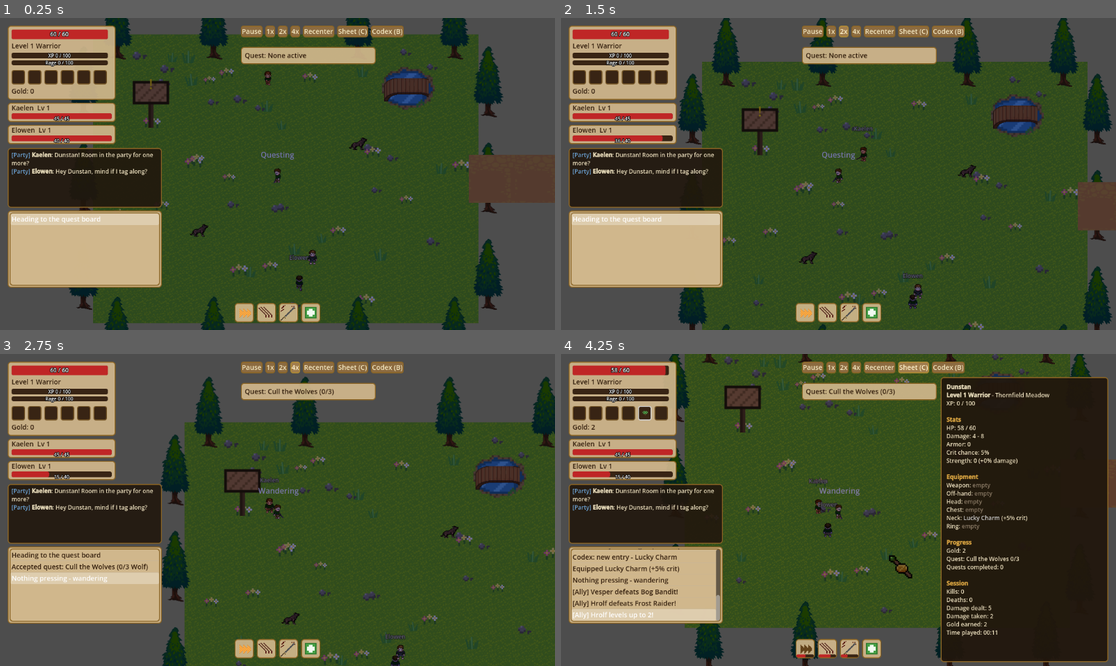
Above: before the commit, frames 1-4 (two rows, left to right).
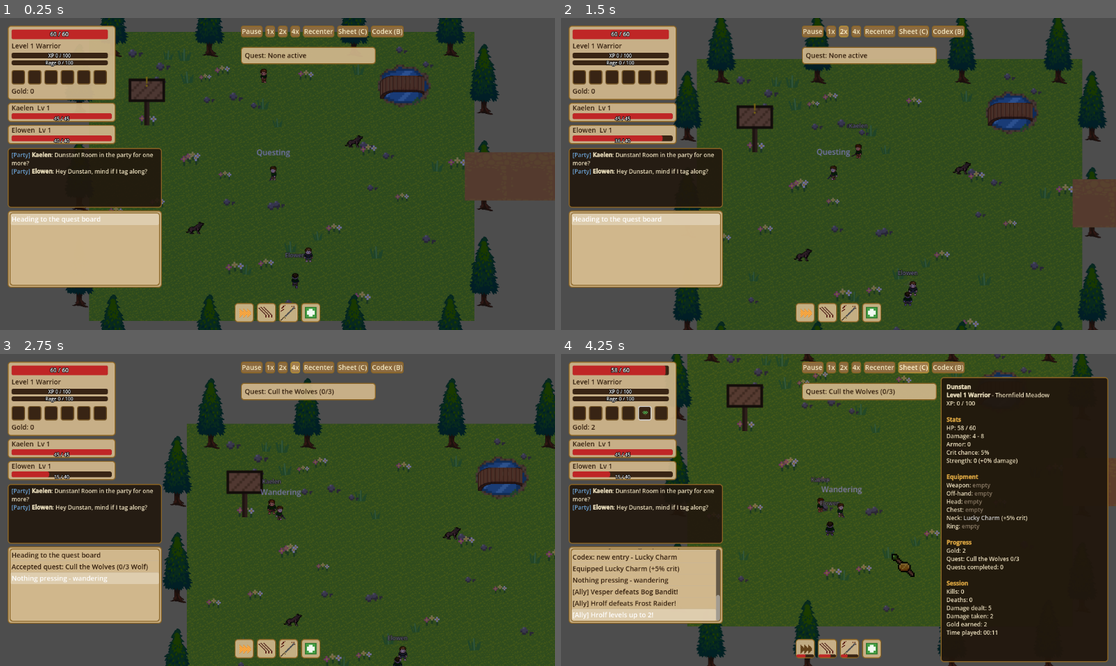
Above: after the commit, the same moments.

Repository: HexaLoid/ai-world-spectator
Game: Godot game, scene res://scenes/Main.tscn
The game is run twice, just before and just after one commit, with the same random seed, the same clock (stepped at 60 frames per second) and the same inputs.
Inputs:
- Up to frame 1 (0.25 s): no input
- Up to frame 2 (1.5 s): click "1x" at 0.5 s; click "2x" at 1.25 s
- Up to frame 3 (2.75 s): click "4x" at 2 s
- Up to frame 4 (4.25 s): click "Recenter" at 2.75 s; click "Sheet (C)" at 3.5 s

The runs differ from the first frame. In frame 1, 7.0% of the frame differs, in the area x 11-100%, y 0-100%; in frame 2, 8.2%, in the area x 20-100%, y 0-100%; in frame 3, 4.3%; in frame 4, 2.9%.

Commit message:
Camera: auto-director framing, smoothing, manual override and shake
Co-Authored-By: Claude Sonnet 5 <noreply@anthropic.com>

Diff:
--- a/scripts/ui/camera_controller.gd
+++ b/scripts/ui/camera_controller.gd
@@ -3,18 +3,69 @@
 const ZOOM_STEP := 0.1
 const MIN_ZOOM := 0.5
 const MAX_ZOOM := 2.5
+## Exponential smoothing rates (per second) for the directed camera.
+const POS_SMOOTH := 6.0
+const ZOOM_SMOOTH := 3.0
+## Trauma lost per second; the shake offset is trauma^2 * SHAKE_MAX_PX.
+const SHAKE_DECAY := 2.5
+const SHAKE_MAX_PX := 14.0
 
 var following := true
 var dragging := false
 var drag_start_mouse := Vector2.ZERO
 var drag_start_camera := Vector2.ZERO
+## The Director button toggles this; off = the camera behaves as it always did.
+var director_enabled := true
+## True once the human dragged or scrolled; pauses the director until Recenter.
+var manual := false
+var trauma := 0.0
 
 func _ready() -> void:
 	GameState.camera = self
+	GameState.hit_landed.connect(_on_hit_landed)
 
-func _process(_delta: float) -> void:
-	if following and GameState.character and is_instance_valid(GameState.character):
-		global_position = GameState.character.global_position
+func _process(delta: float) -> void:
+	var character = GameState.character
+	var have_character: bool = character != null and is_instance_valid(character)
+	var boss = null
+	if have_character:
+		var foe = character.last_combat_target
+		if is_instance_valid(foe) and foe.has_method("is_boss") and foe.is_boss() and not foe.is_dead:
+			boss = foe
+	var plan := CameraDirector.decide({
+		"enabled": director_enabled,
+		"manual": manual,
+		"in_boss_fight": boss != null,
+		"travelling": have_character and character.current_state == "travel",
+		"boss_distance": character.global_position.distance_to(boss.global_position) if boss != null else 0.0,
+	})
+	var directed: bool = plan["active"] and GameState.fx_enabled
+	if following and have_character:
+		var target_position: Vector2 = character.global_position
+		if directed:
+			if boss != null:
+				target_position = target_position.lerp(boss.global_position, plan["focus_weight"])
+			global_position = global_position.lerp(target_position, 1.0 - exp(-POS_SMOOTH * delta))
+		else:
+			global_position = target_position
+	if directed:
+		var wanted: Vector2 = (Vector2.ONE * float(plan["zoom"])).clamp(Vector2.ONE * MIN_ZOOM, Vector2.ONE * MAX_ZOOM)
+		zoom = zoom.lerp(wanted, 1.0 - exp(-ZOOM_SMOOTH * delta))
+	trauma = maxf(0.0, trauma - SHAKE_DECAY * delta)
+	if GameState.fx_enabled and trauma > 0.0:
+		offset = Vector2(randf_range(-1.0, 1.0), randf_range(-1.0, 1.0)) * trauma * trauma * SHAKE_MAX_PX
+	else:
+		offset = Vector2.ZERO
+
+func add_shake(strength: float) -> void:
+	trauma = minf(1.0, trauma + strength)
+
+func _on_hit_landed(target: Node2D, amount: int, is_crit: bool, on_character: bool) -> void:
+	if not GameState.fx_enabled or not is_instance_valid(target):
+		return
+	var strength := SpectatorFx.shake_strength(amount, is_crit, on_character, HitFeedback.is_boss_hit(target, on_character), int(target.get("max_hp")))
+	if strength > 0.0:
+		add_shake(strength)
 
 func _unhandled_input(event: InputEvent) -> void:
 	if event is InputEventMouseButton:
@@ -22,13 +73,16 @@
 			if event.pressed:
 				dragging = true
 				following = false
+				manual = true
 				drag_start_mouse = event.position
 				drag_start_camera = global_position
 			else:
 				dragging = false
 		elif event.button_index == MOUSE_BUTTON_WHEEL_UP and event.pressed:
+			manual = true
 			zoom = (zoom + Vector2.ONE * ZOOM_STEP).clamp(Vector2.ONE * MIN_ZOOM, Vector2.ONE * MAX_ZOOM)
 		elif event.button_index == MOUSE_BUTTON_WHEEL_DOWN and event.pressed:
+			manual = true
 			zoom = (zoom - Vector2.ONE * ZOOM_STEP).clamp(Vector2.ONE * MIN_ZOOM, Vector2.ONE * MAX_ZOOM)
 	elif event is InputEventMouseMotion and dragging:
 		var mouse_motion := event as InputEventMouseMotion
@@ -37,3 +91,11 @@
 
 func recenter() -> void:
 	following = true
+	manual = false
+
+## Returns the new state (true = director on).
+func toggle_director() -> bool:
+	director_enabled = not director_enabled
+	if director_enabled:
+		manual = false
+	return director_enabled
